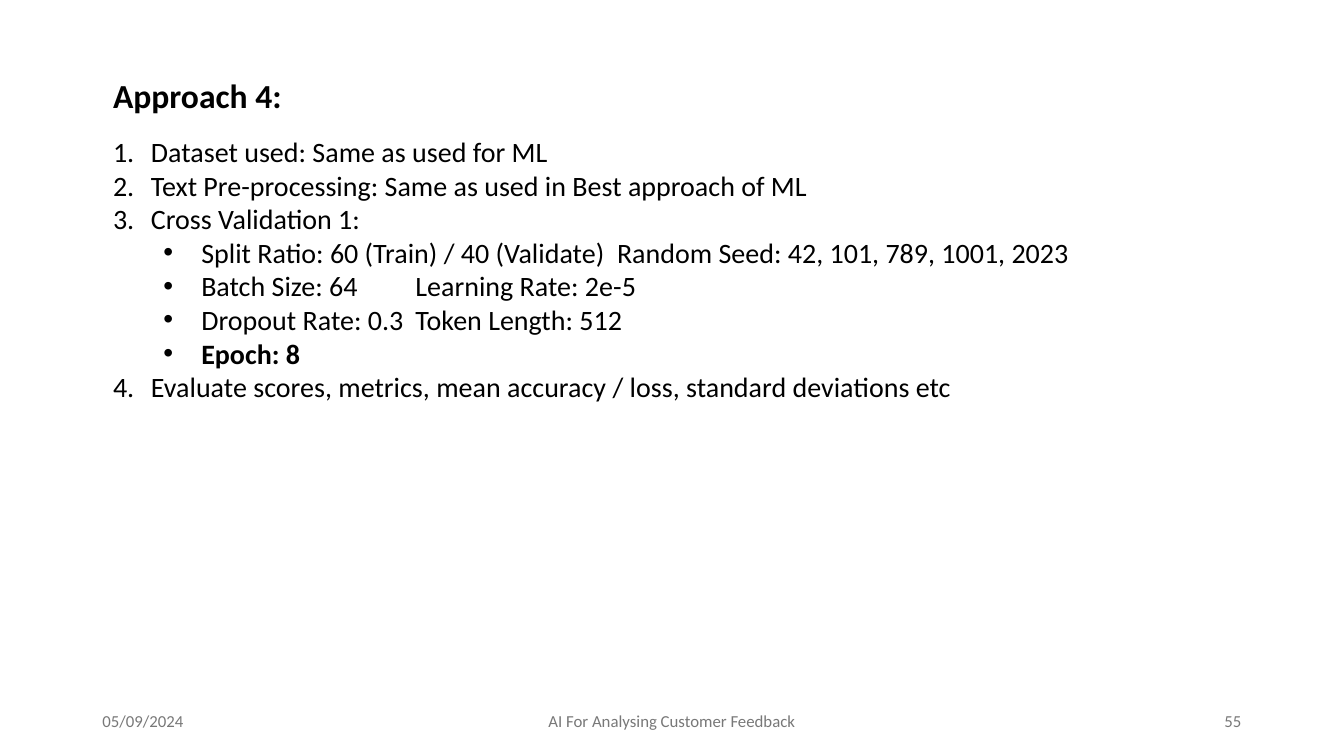
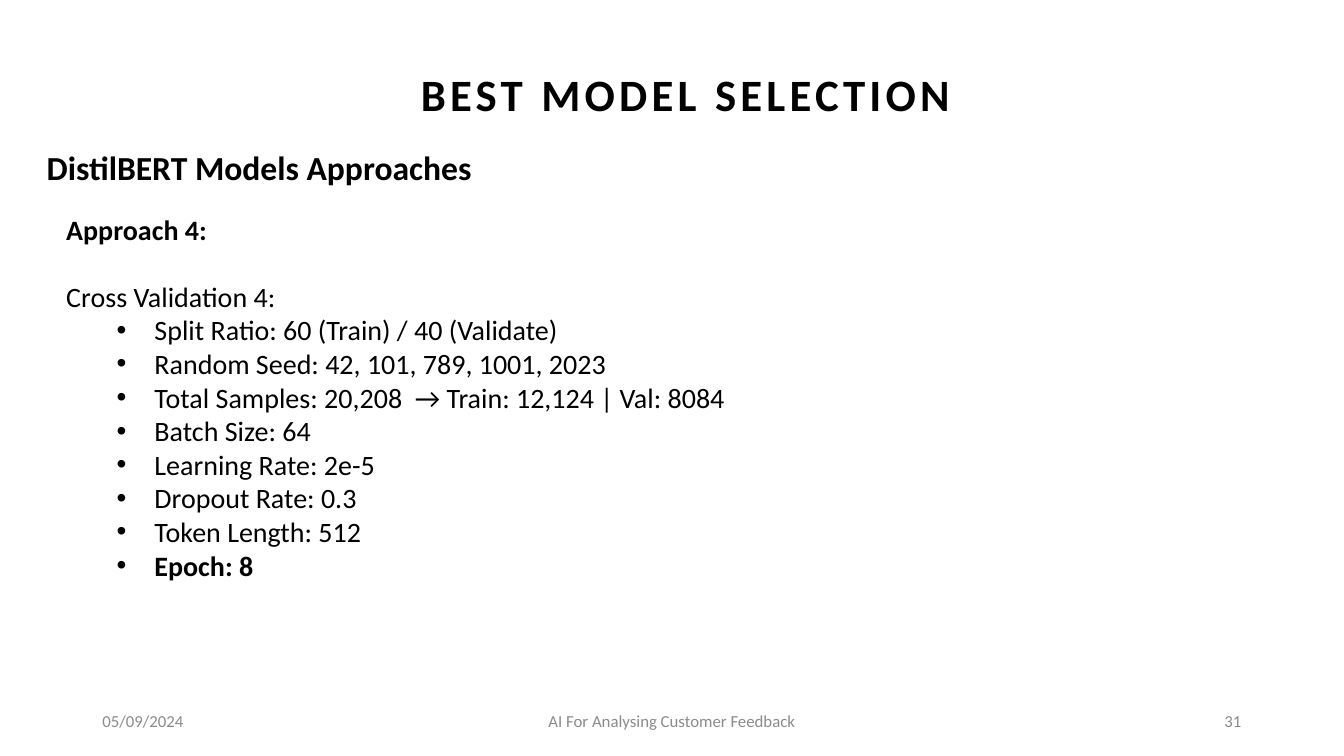
Before and after one commit to amansethuea/WexPhotoVideo, a slide deck: slide 31 of BERT/Thesis_Report/AmanSeth_MScPresentation.pptx (slide 55 before the commit). Drawn at 1344x756 pixels with LibreOffice and Linux fonts; fonts in the diff are those of the drawing. Boxes give left, top, right and bottom in pixels: in the first picture for what was removed or moved away, otherwise in the second. Text is boxed around its words. In the diff, an @@ line names an element or a change of style, - is before the commit and + after.

Commit message:
Revamped Presentation PPT as per supervisor feedback

```diff
--- a/BERT/Thesis_Report/AmanSeth_MScPresentation.pptx
+++ b/BERT/Thesis_Report/AmanSeth_MScPresentation.pptx
@@ text removed at [113, 84, 281, 114] @@
-Approach 4:
@@ text added at [421, 81, 950, 112], 32 pt, text #000000, bold @@
+BEST MODEL SELECTION
@@ text added at [47, 156, 472, 186], 24 pt, text #000000, bold @@
+DistilBERT Models Approaches
@@ text "Approach 4:": place and size @@
-text "Approach 4:" at [151, 142, 1069, 402]
+text "Approach 4:" at [66, 220, 725, 581]
@@ text at [66, 220, 725, 547]: text changed @@
-1. Dataset used: Same as used for ML
-2. Text Pre-processing: Same as used in Best approach of ML
-3. Cross Validation 1:
-  • Split Ratio: 60 (Train) / 40 (Validate) Random Seed: 42, 101, 789, 1001, 2023
-  • Batch Size: 64 Learning Rate: 2e-5
-  • Dropout Rate: 0.3 Token Length: 512
+Approach 4:
+Cross Validation 4:
+  • Split Ratio: 60 (Train) / 40 (Validate)
+  • Random Seed: 42, 101, 789, 1001, 2023
+  • Total Samples: 20,208 → Train: 12,124 | Val: 8084
+  • Batch Size: 64
+  • Learning Rate: 2e-5
+  • Dropout Rate: 0.3
+  • Token Length: 512
@@ text at [151, 377, 951, 402]: paragraph removed @@
-4. Evaluate scores, metrics, mean accuracy / loss, standard deviations etc
@@ text "05/09/2024" at [102, 715, 183, 728]: text colour #797979 to #8C8C8C @@
@@ text "AI For Analysing Customer Feedback" at [548, 715, 795, 730]: text colour #797979 to #8C8C8C @@
@@ page number at [1224, 716, 1241, 727]: text changed; text colour #797979 to #8C8C8C @@
-55
+31
```
Also in this commit, not shown: 41 other slides changed, 9 slides added, 36 slides removed.
